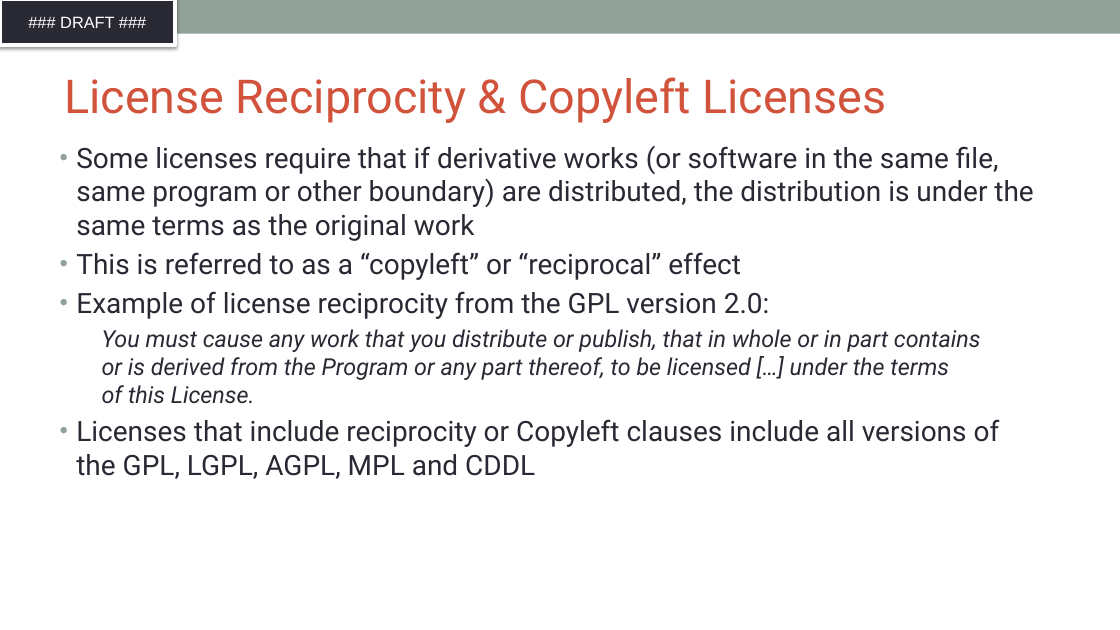
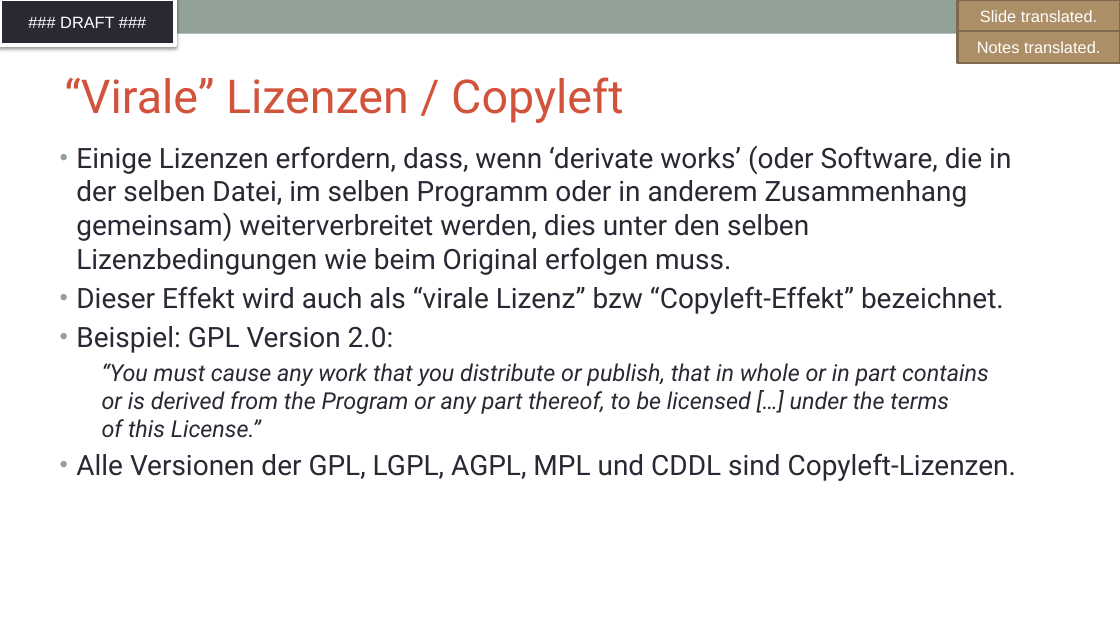
Before and after one commit to SThanheiser/curriculum, a slide deck: slide 15 of translation-DE/slides/DFT_openchain-curriculum-for-1-1_GER.pptx. Drawn at 1120x630 pixels with LibreOffice and Linux fonts; fonts in the diff are those of the drawing; background and template pictures are left out. Boxes give left, top, right and bottom in pixels: in the first picture for what was removed or moved away, otherwise in the second. Text is boxed around its words. In the diff, an @@ line names an element or a change of style, - is before the commit and + after.

Commit message:
added translation for slides 15, 16, 18, 24, 33, 42, 52, 68, 79

```diff
--- a/translation-DE/slides/DFT_openchain-curriculum-for-1-1_GER.pptx
+++ b/translation-DE/slides/DFT_openchain-curriculum-for-1-1_GER.pptx
@@ rectangle added at [958, 0, 1120, 32], fill #AD8F67, outline #806A4C 2 pt, 14 pt, text #FFFFFF @@
+Slide translated.
@@ rectangle added at [958, 31, 1120, 63], fill #AD8F67, outline #806A4C 2 pt, 14 pt, text #FFFFFF @@
+Notes translated.
@@ title at [64, 77, 623, 123]: text changed @@
-License Reciprocity & Copyleft Licenses
+“Virale” Lizenzen / Copyleft
@@ text at [76, 145, 1016, 481]: text changed @@
-• Some licenses require that if derivative works (or software in the same file, same program or other boundary) are distributed, the distribution is under the same terms as the original work
-• This is referred to as a “copyleft” or “reciprocal” effect
-• Example of license reciprocity from the GPL version 2.0:
-  You must cause any work that you distribute or publish, that in whole or in part contains
-  or is derived from the Program or any part thereof, to be licensed […] under the terms
-  of this License.
-• Licenses that include reciprocity or Copyleft clauses include all versions of the GPL, LGPL, AGPL, MPL and CDDL
+• Einige Lizenzen erfordern, dass, wenn ‘derivate works’ (oder Software, die in der selben Datei, im selben Programm oder in anderem Zusammenhang gemeinsam) weiterverbreitet werden, dies unter den selben Lizenzbedingungen wie beim Original erfolgen muss.
+• Dieser Effekt wird auch als “virale Lizenz” bzw “Copyleft-Effekt” bezeichnet.
+• Beispiel: GPL Version 2.0:
+  “You must cause any work that you distribute or publish, that in whole or in part contains
+  or is derived from the Program or any part thereof, to be licensed […] under the terms
+  of this License.”
+• Alle Versionen der GPL, LGPL, AGPL, MPL und CDDL sind Copyleft-Lizenzen.
```
Also in this commit, not shown: 2 other slides changed, 7 slides added, 7 slides removed.
